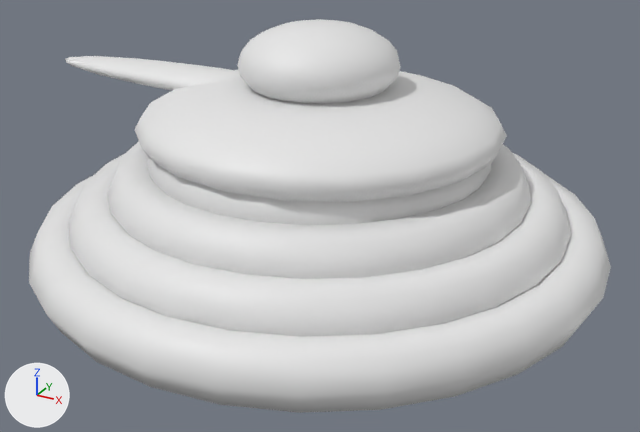
What one commit did to the glTF model models/catch_breads/bread_bacon_egg_pie.glb.
Both versions are drawn from a 50 mm camera at (0.466, -0.845, 0.399) aimed at (0.012, -0.02, -0.014). The axes (+X, +Y, +Z) are drawn at lower left. The lights are the same throughout. The first picture is the older version. Where no turn or scale is listed for an object, it has been applied to the vertices.

Names of what the first picture shows: 'パイ生地の渦巻き.012', 'パイ生地の渦巻き.013', 'パイ生地の渦巻き.014', 'パイ生地の渦巻き.015', 'フィリング.003', 'ベーコン', '目玉焼きの黄身'.
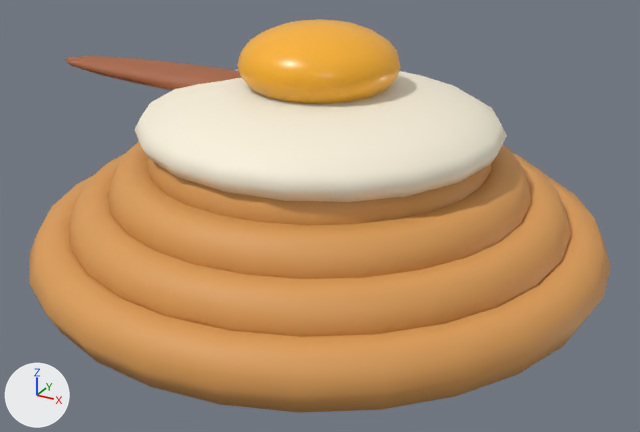
The edits, one by one:
Material '焼きたての山吹色' (mat_焼きたての山吹色) changes colour from white #e7e7e7 to orange #dd9e57; in linear values from (0.8, 0.8, 0.8) to (0.72, 0.34, 0.095).
Material '白身' (mat_白身) changes colour from white #e7e7e7 to pale yellow #faf2dd; in linear values from (0.8, 0.8, 0.8) to (0.96, 0.89, 0.72).
Material '卵黄' (mat_卵黄) changes colour from white #e7e7e7 to orange #feb52c; in linear values from (0.8, 0.8, 0.8) to (0.99, 0.46, 0.025).
Material '焼いたパティ' (mat_焼いたパティ) changes colour from white #e7e7e7 to brown #a86542; in linear values from (0.8, 0.8, 0.8) to (0.39, 0.13, 0.055).

Where the change shows, as pixel boxes (x1, y1, x2, y2) in the pictures (640 x 432 px):
'パイ生地の渦巻き.012', recoloured (white to orange)
    both: (29, 174, 611, 413)
'フィリング.003', recoloured (white to pale yellow)
    both: (135, 70, 507, 202)
'パイ生地の渦巻き.013', recoloured (white to orange)
    both: (68, 153, 571, 337)
'パイ生地の渦巻き.014', recoloured (white to orange)
    both: (107, 141, 531, 279)
'目玉焼きの黄身', recoloured (white to orange)
    both: (237, 19, 400, 104)
'パイ生地の渦巻き.015', recoloured (white to orange)
    both: (146, 158, 491, 225)
'ベーコン', recoloured (white to brown)
    both: (65, 56, 242, 90)
